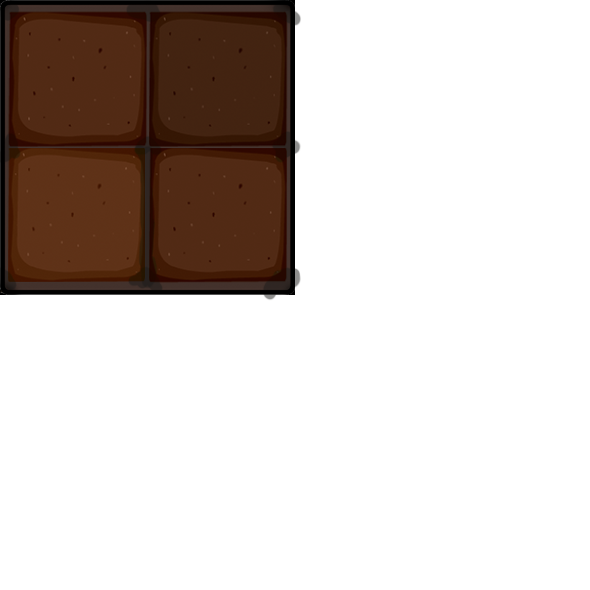
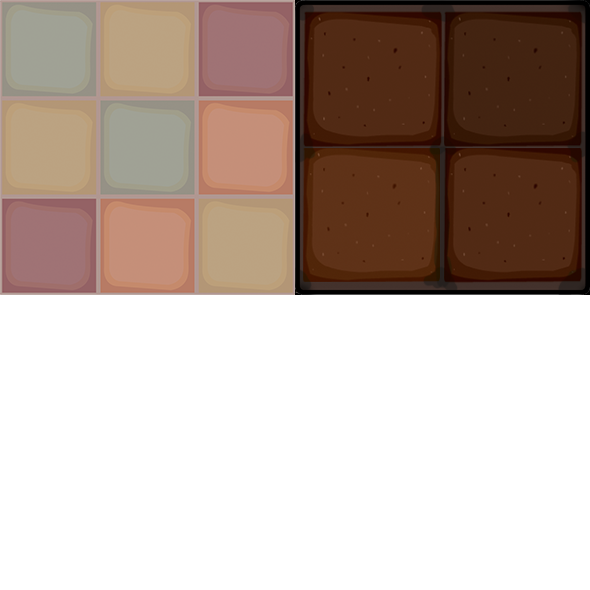
Revision of a layered 590×590 image; what changed, layer by layer:
added layer "Piso - Sala - 2" above "Dark_Stone_Tile" over [0, 0, 295, 295]
painted on "Dark_Stone_Tile" over [0, 0, 590, 301]
